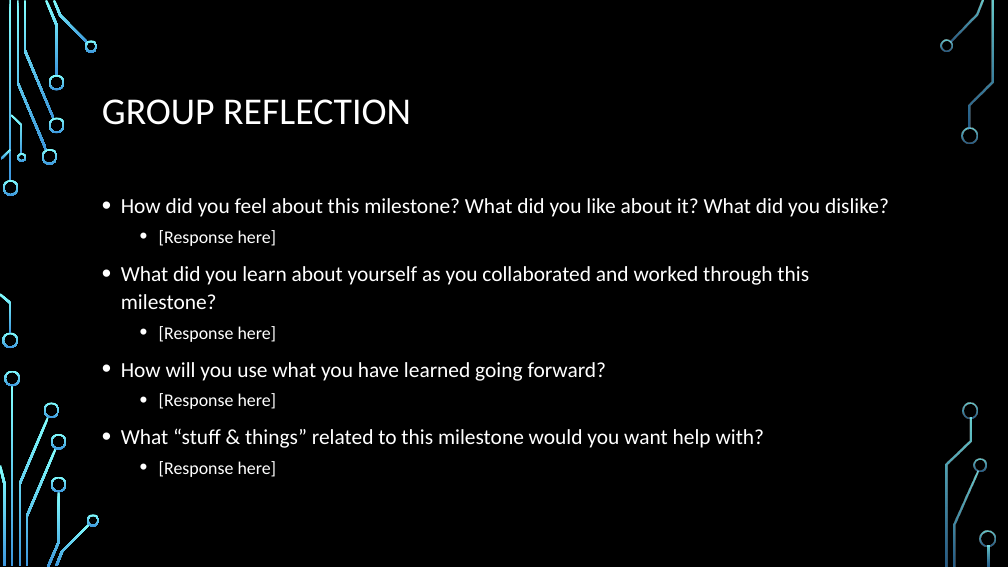
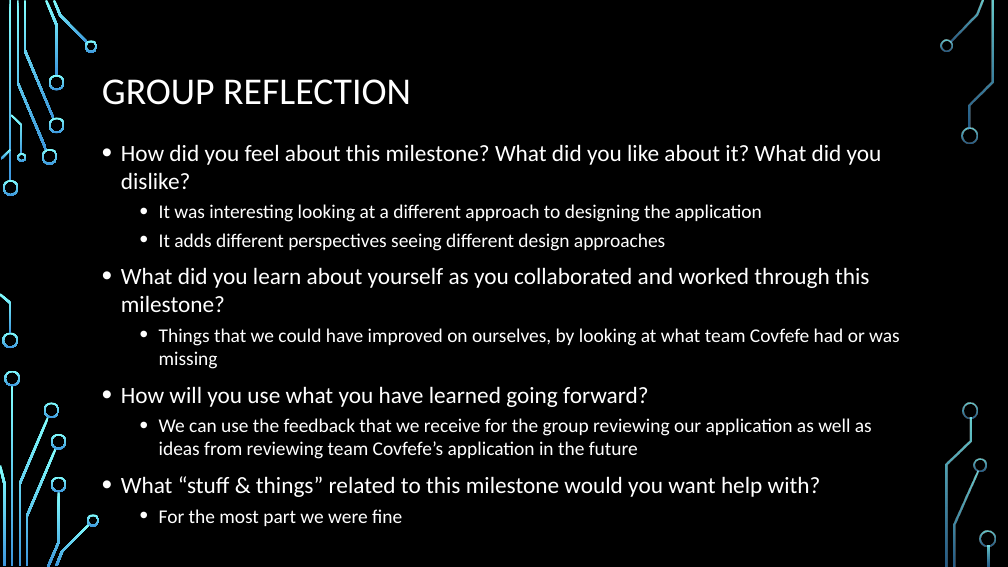
Before and after one commit to ureginastudent/PROJECT, a slide deck: slide 16 of Milestone 7/ENSE 470 Milestone 7.pptx (slide 14 before the commit). Drawn at 1008x567 pixels with LibreOffice and Linux fonts; fonts in the diff are those of the drawing; background and template pictures are left out. Boxes give left, top, right and bottom in pixels: in the first picture for what was removed or moved away, otherwise in the second. Text is boxed around its words. In the diff, an @@ line names an element or a change of style, - is before the commit and + after.

```diff
--- a/Milestone 7/ENSE 470 Milestone 7.pptx
+++ b/Milestone 7/ENSE 470 Milestone 7.pptx
@@ title "GROUP REFLECTION": place and size @@
-title "GROUP REFLECTION" at bbox=[102, 99, 411, 125]
+title "GROUP REFLECTION" at bbox=[102, 79, 411, 105]
@@ text "How did you feel about ...": place and size @@
-text "How did you feel about ..." at bbox=[121, 198, 889, 477]
+text "How did you feel about ..." at bbox=[121, 144, 900, 526]
@@ text at bbox=[121, 144, 882, 497]: size 20.4 to 22.2 pt in "How did you feel about this milestone? ...", "What did you learn about yourself as ...", "How will you use what you have ...", "What “stuff & things” related to this ..."; line spacing 1.1 to 1 @@
@@ text at bbox=[159, 204, 762, 251]: text changed; size 17 to 18.5 pt @@
-  • [Response here]
+  • It was interesting looking at a different approach to designing the application
+  • It adds different perspectives seeing different design approaches
@@ text at bbox=[159, 328, 900, 369]: text changed; size 17 to 18.5 pt @@
-  • [Response here]
+  • Things that we could have improved on ourselves, by looking at what team Covfefe had or was missing
@@ text at bbox=[159, 418, 872, 459]: text changed; size 17 to 18.5 pt @@
-  • [Response here]
+  • We can use the feedback that we receive for the group reviewing our application as well as ideas from reviewing team Covfefe’s application in the future
@@ text at bbox=[159, 509, 402, 526]: text changed; size 17 to 18.5 pt @@
-  • [Response here]
+  • For the most part we were fine
```
Also in this commit, not shown: 1 other slide changed, 3 slides added, 2 slides removed.
